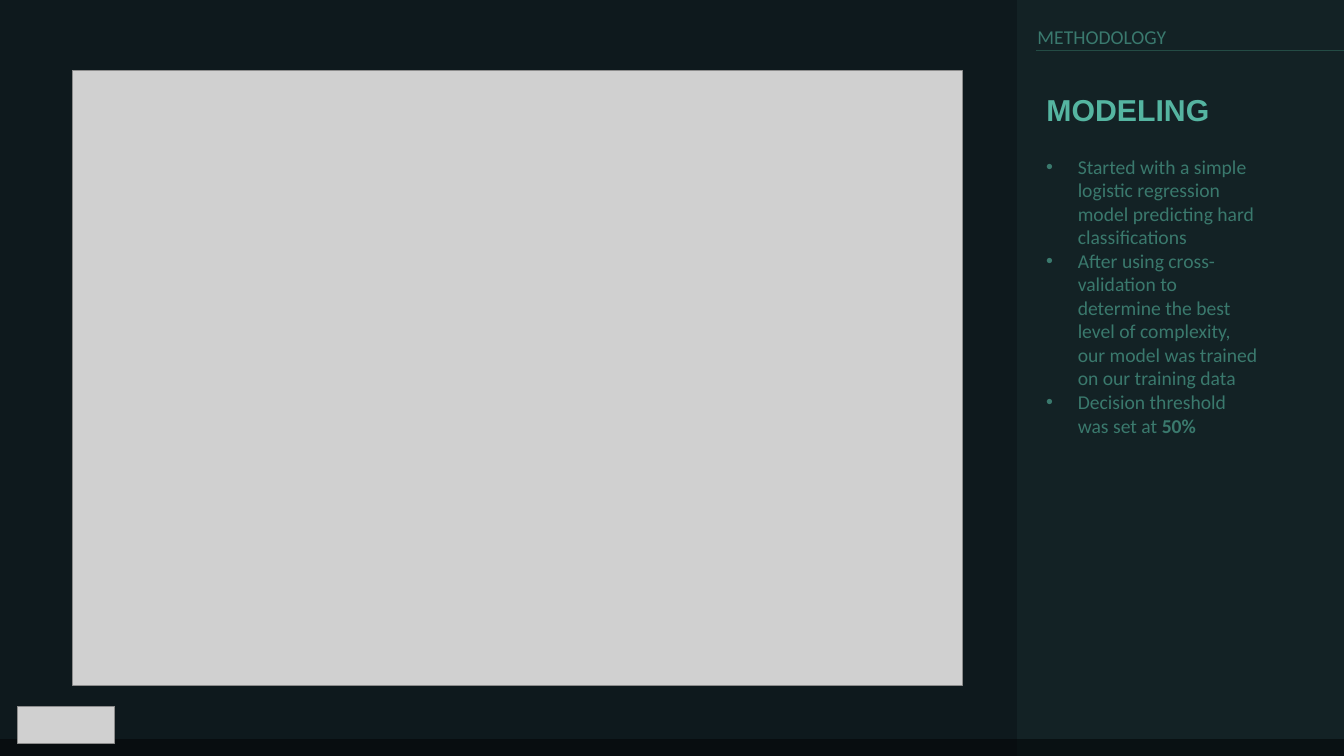
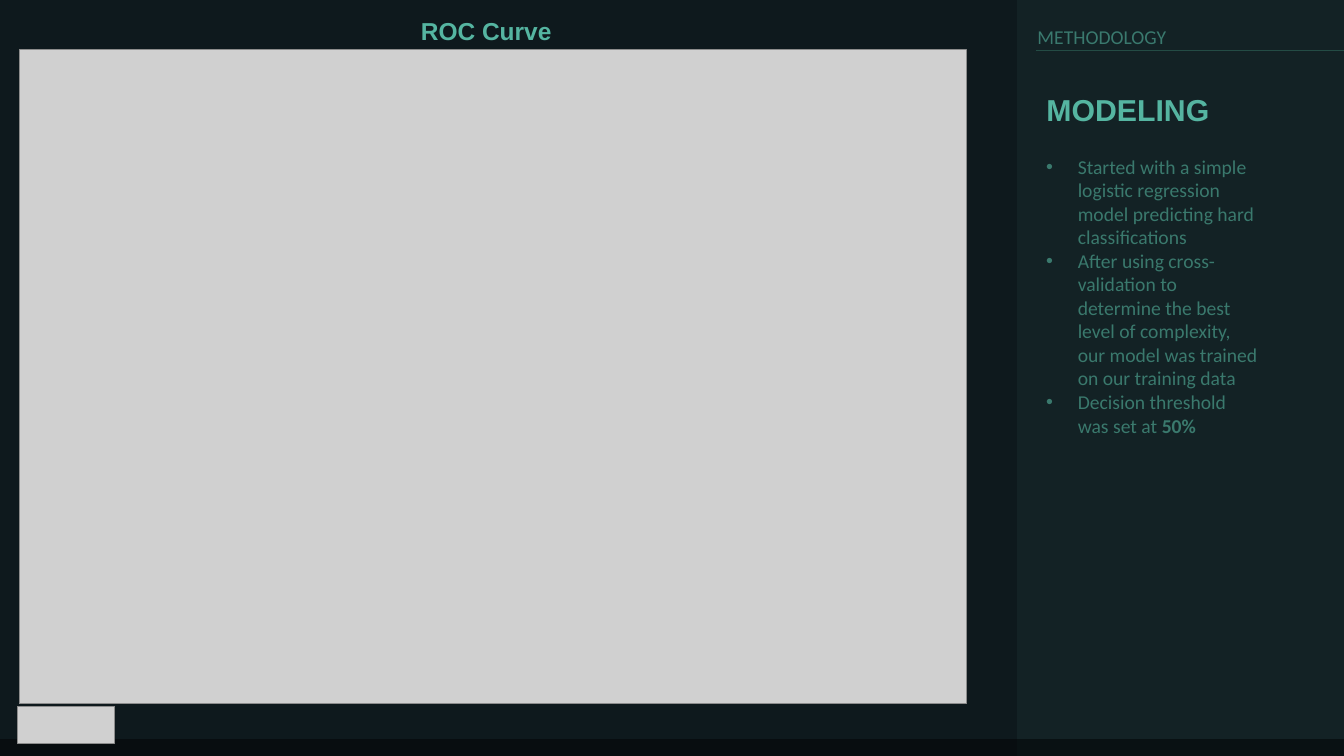
Before and after one commit to maneaterrbug/league_logistic_regression, a slide deck: slide 6 of deliverables/league_final.pptx. Drawn at 1344x756 pixels with LibreOffice and Linux fonts; fonts in the diff are those of the drawing; grey boxes stand for pictures. Boxes give left, top, right and bottom in pixels: in the first picture for what was removed or moved away, otherwise in the second. Text is boxed around its words. In the diff, an @@ line names an element or a change of style, - is before the commit and + after.

```diff
--- a/deliverables/league_final.pptx
+++ b/deliverables/league_final.pptx
@@ text added at (421,23,551,40), 17.6 pt, text #55B5A1, bold @@
+ROC Curve
@@ picture: place and size @@
-picture at (73,71,963,686)
+picture at (19,50,967,705)
```
Also in this commit, not shown: 6 other slides changed.
